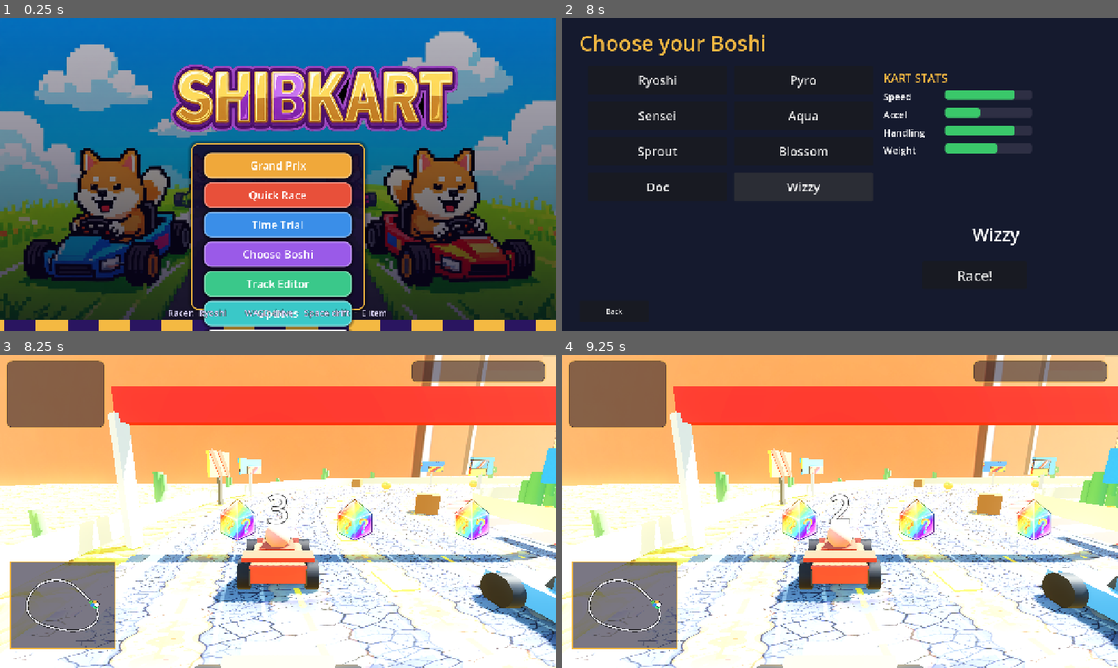
Above: before the commit, frames 1-4 (two rows, left to right).
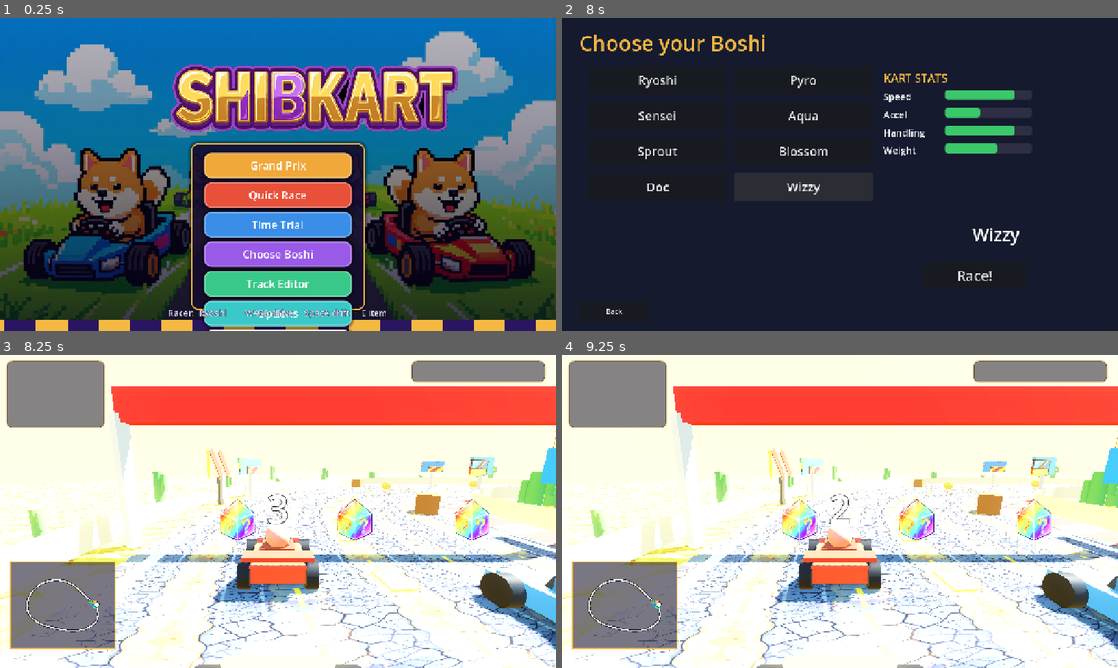
Above: after the commit, the same moments.

Repository: Testingtester2/ShibKart
Game: Godot game, scene res://scenes/boot.tscn
Two runs of this game, one before a commit and one after it. Both use one fixed random seed, a clock stepped at 60 frames per second and the inputs below.
Inputs (mouse positions are in pixels of both pictures, inside the frame that each line leads up to):
- Up to frame 1 (0.25 s): no input
- Up to frame 2 (8 s): click "Grand Prix" at 0.5 s; click "Quick Race" at 1.25 s; click "Ryoshi" at 2 s; click "Pyro" at 2.75 s; click "Sensei" at 3.5 s; click "Aqua" at 4.25 s; click "Sprout" at 5 s; click "Blossom" at 5.75 s; click "Doc" at 6.5 s; click "Wizzy" at 7.25 s
- Up to frame 3 (8.25 s): click "Race!" at 8 s
- Up to frame 4 (9.25 s): tap Enter (ui_accept) at 8.75, 9.02 s; move the mouse to (962, 495) at 8.77 s; hold D (steer_right) from 8.78 s (still down); hold Shift (drift) from 8.78 s (still down); click (962, 495) at 8.92 s

Frames 1-2 are identical in both runs. In frame 3, 28% of the frame differs, in the area x 0-100%, y 0-42%; in frame 4, 28%.

Commit message:
Fix: disable green-wall backdrop billboards, restore sky

Diff:
--- a/scripts/race3d.gd
+++ b/scripts/race3d.gd
@@ -104,7 +104,6 @@
 	_build_banners()
 	_build_roadside_boards()
 	_build_corner_signs()
-	_build_backdrop()
 	_build_clouds()
 	_build_props()
 	_build_item_boxes()
@@ -1438,7 +1437,9 @@
 		i += maxi(3, n / 12)
 
 func _build_backdrop() -> void:
-	# a ring of distant scenery billboards so the horizon isn't empty
+	# DISABLED: the generated hills/mesa art is near-opaque (fills the frame) and made a
+	# green wall you could drive through. Distant _build_hills domes cover the horizon.
+	return
 	var asset := ""
 	match track.theme:
 		"grass", "cherry": asset = "hills_far"
